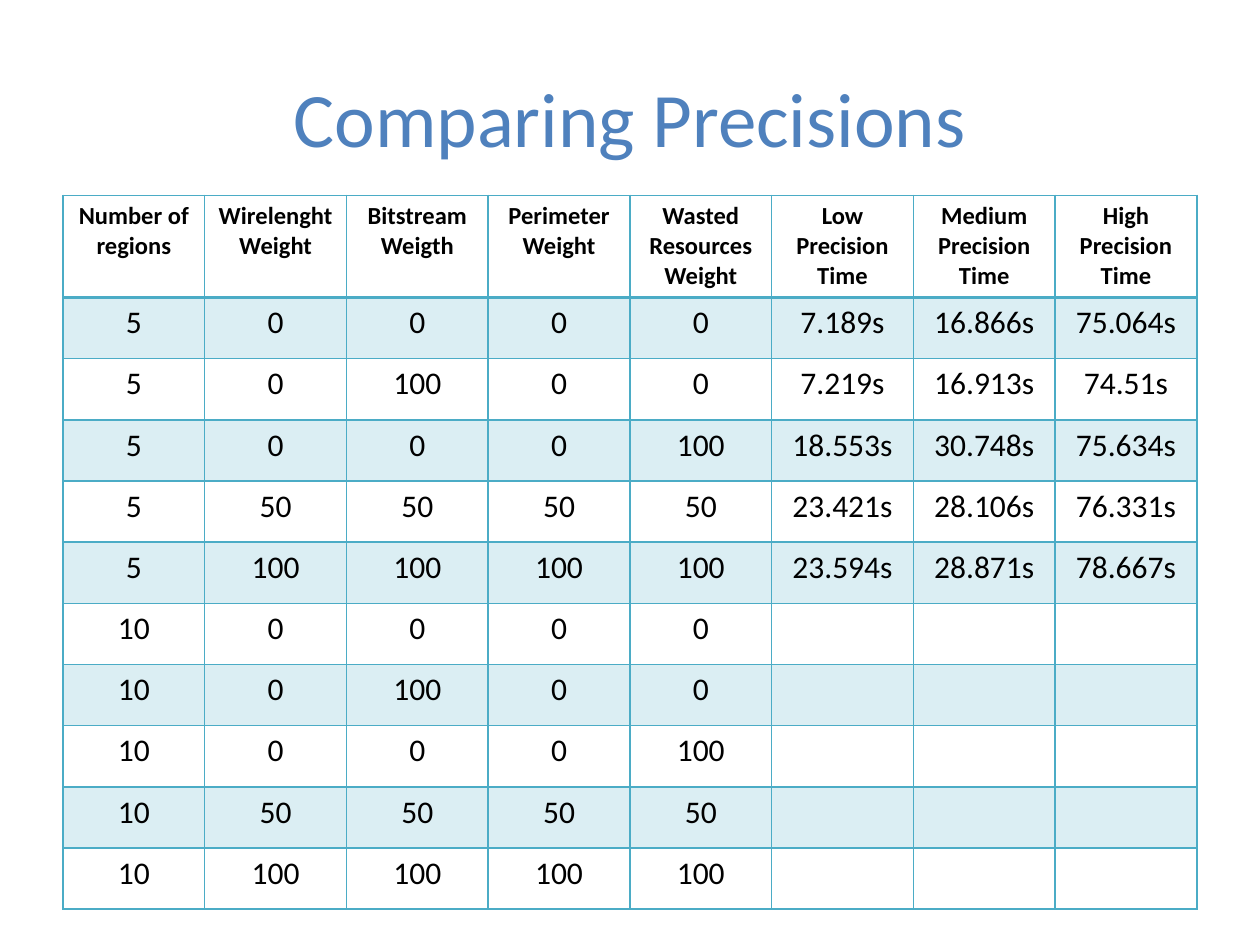
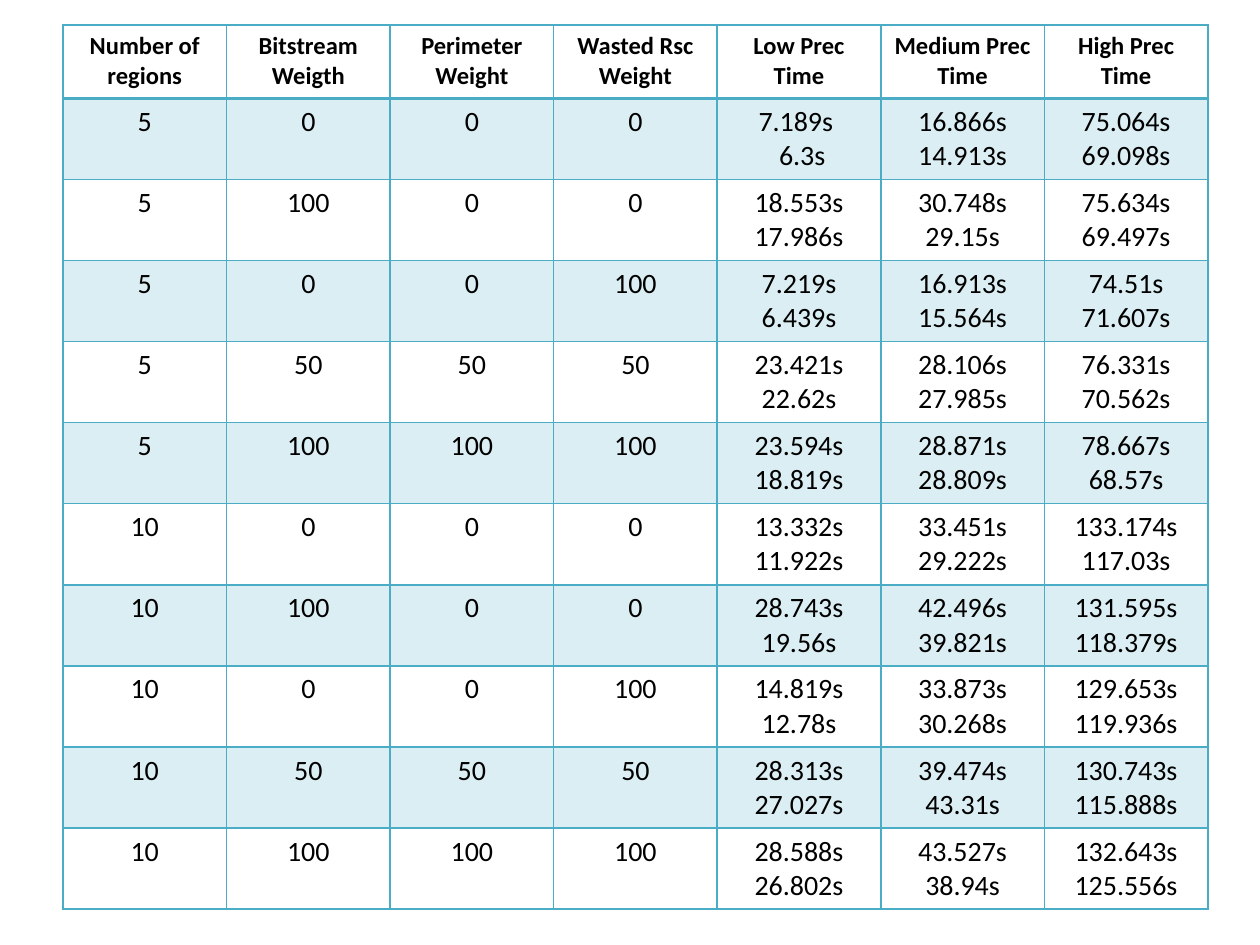
Before and after one commit to andreino7/FloorPlacer, a slide deck: slide 15 of ResultPresentation.pptx. Drawn at 1260x945 pixels with LibreOffice and Linux fonts; fonts in the diff are those of the drawing. Boxes give left, top, right and bottom in pixels: in the first picture for what was removed or moved away, otherwise in the second. Text is boxed around its words. In the diff, an @@ line names an element or a change of style, - is before the commit and + after.

Commit message:
new presentation

```diff
--- a/ResultPresentation.pptx
+++ b/ResultPresentation.pptx
@@ table at (63,25,1210,900) @@
-column 2: Wirelenght Weight | 0 | 0 | 0 | 50 | 100 | 0 | 0 | 0 | 50 | 100
-column 4, row 1: Wasted Resources Weight
+column 4, row 1: Wasted Rsc Weight
-column 6: Low Precision / Time | 7.189s | 7.219s | 18.553s | 23.421s | 23.594s |  |  |  |  | 
+column 5: Low Prec / Time | 7.189s / 6.3s | 18.553s / 17.986s | 7.219s / 6.439s | 23.421s / 22.62s | 23.594s / 18.819s | 13.332s / 11.922s | 28.743s / 19.56s | 14.819s / 12.78s | 28.313s / 27.027s | 28.588s / 26.802s
-column 7: Medium Precision / Time | 16.866s | 16.913s | 30.748s | 28.106s | 28.871s |  |  |  |  | 
+column 6: Medium Prec / Time | 16.866s / 14.913s | 30.748s / 29.15s | 16.913s / 15.564s | 28.106s / 27.985s | 28.871s / 28.809s | 33.451s / 29.222s | 42.496s / 39.821s | 33.873s / 30.268s | 39.474s / 43.31s | 43.527s / 38.94s
-column 8: High Precision / Time | 75.064s | 74.51s | 75.634s | 76.331s | 78.667s |  |  |  |  | 
+column 7: High Prec / Time | 75.064s / 69.098s | 75.634s 69.497s | 74.51s / 71.607s | 76.331s / 70.562s | 78.667s / 68.57s | 133.174s / 117.03s | 131.595s / 118.379s | 129.653s / 119.936s | 130.743s / 115.888s | 132.643s / 125.556s
@@ table: place and size @@
-table at (63,195,1192,908)
+table at (63,25,1210,900)
@@ title removed at (294,94,965,160) @@
-Comparing Precisions
```
Also in this commit, not shown: 1 other slide changed, 1 slide added, 11 other files.
